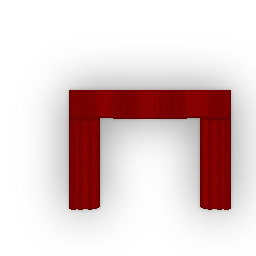
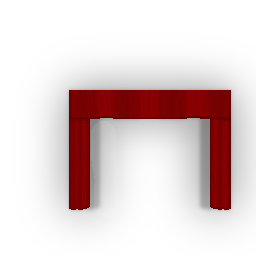
Revision of a layered 256x256 image; what changed, layer by layer:
painted on "Layer 1" over [76, 119, 228, 210]
painted on "Layer 2" over [91, 121, 118, 214]
